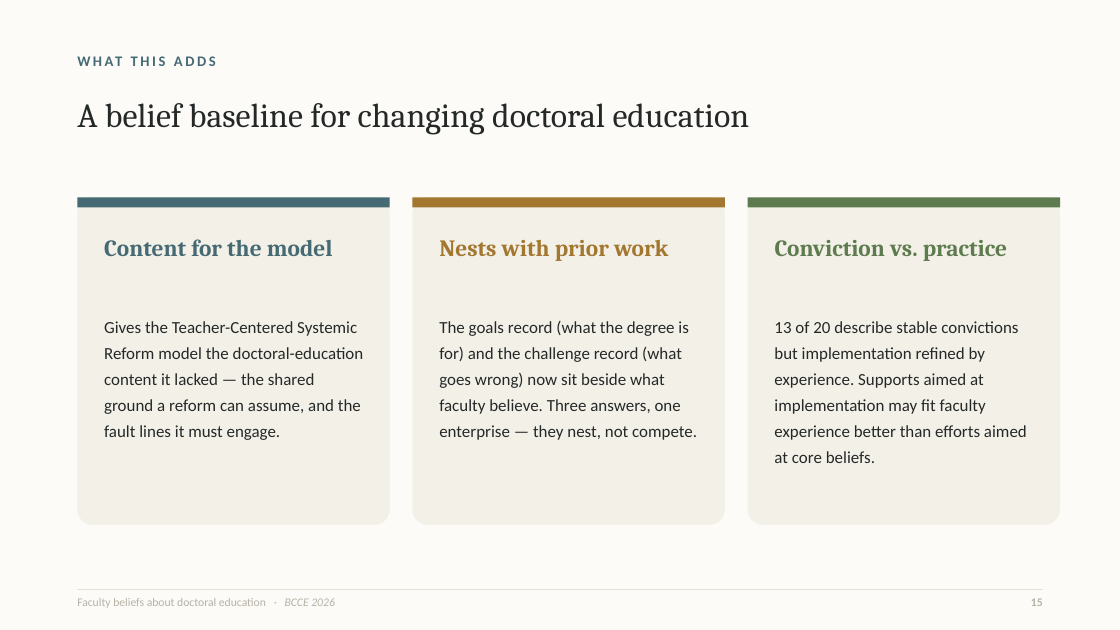
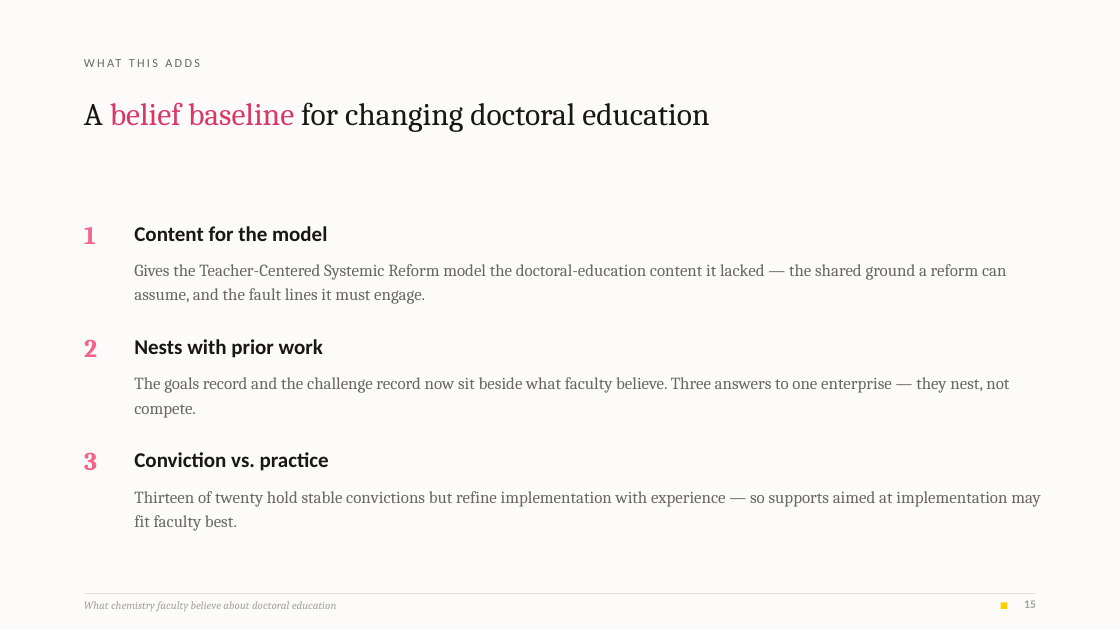
Before and after one commit to 7ahra/resnet_exploration, a slide deck: slide 15 of bcce_2026_faculty_beliefs/BCCE2026_faculty_beliefs.pptx. Drawn at 1120x630 pixels with LibreOffice and Linux fonts; fonts in the diff are those of the drawing. Boxes give left, top, right and bottom in pixels: in the first picture for what was removed or moved away, otherwise in the second. Text is boxed around its words. In the diff, an @@ line names an element or a change of style, - is before the commit and + after.

```diff
--- a/bcce_2026_faculty_beliefs/BCCE2026_faculty_beliefs.pptx
+++ b/bcce_2026_faculty_beliefs/BCCE2026_faculty_beliefs.pptx
@@ rectangle at (0,0,1120,630): fill #FCFBF7 to #FCFBF9 @@
@@ text "WHAT THIS ADDS": place and size @@
-text "WHAT THIS ADDS" at (77,52,1044,86)
+text "WHAT THIS ADDS" at (84,55,924,81)
@@ text "WHAT THIS ADDS" at (84,55,924,81): size 12.5 to 10.5 pt, text colour #456A73 to #6B6660, letter spacing 2.2 to 2 pt, bold off @@
@@ text "A belief baseline for changing ...": place and size @@
-text "A belief baseline for changing ..." at (77,103,750,135)
+text "A belief baseline for changing ..." at (84,102,709,132)
@@ text "A belief baseline for changing ..." at (84,102,709,132): size 29 to 27 pt; text colour #242928 to #1A1712 in "A for changing doctoral education"; text colour #242928 to #DA3769 in "belief baseline" @@
@@ rounded rectangle removed at (77,197,390,525) @@
@@ rectangle removed at (77,197,390,208) @@
@@ rounded rectangle removed at (413,197,725,525) @@
@@ rectangle removed at (413,197,725,208) @@
@@ rounded rectangle removed at (748,197,1060,525) @@
@@ rectangle removed at (748,197,1060,208) @@
@@ text added at (84,227,96,244), 22 pt, text #F5628C, bold @@
+1
@@ text "Content for the model": place and size @@
-text "Content for the model" at (104,239,333,256)
+text "Content for the model" at (134,226,327,241)
@@ text "Content for the model" at (134,226,327,241): size 20 to 18 pt, font Cambria to Calibri, text colour #456A73 to #1A1712 @@
@@ text "Gives the Teacher-Centered Systemic Reform ...": place and size @@
-text "Gives the Teacher-Centered Systemic Reform ..." at (104,321,364,440)
+text "Gives the Teacher-Centered Systemic Reform ..." at (134,264,1007,304)
@@ text "Gives the Teacher-Centered Systemic Reform ..." at (134,264,1007,304): font Calibri to Cambria, text colour #242928 to #6B6660; line spacing 1.28 to 1.2 @@
@@ text added at (84,339,97,357), 22 pt, text #F5628C, bold @@
+2
@@ text "Nests with prior work": place and size @@
-text "Nests with prior work" at (439,240,668,260)
+text "Nests with prior work" at (134,339,323,358)
@@ text "Nests with prior work" at (134,339,323,358): size 20 to 18 pt, font Cambria to Calibri, text colour #A37730 to #1A1712 @@
@@ text at (134,377,1009,418): text changed; font Calibri to Cambria; text colour #242928 to #6B6660 @@
-The goals record (what the degree is for) and the challenge record (what goes wrong) now sit beside what faculty believe. Three answers, one enterprise — they nest, not compete.
+The goals record and the challenge record now sit beside what faculty believe. Three answers to one enterprise — they nest, not compete.
@@ text "Conviction vs. practice": place and size @@
-text "Conviction vs. practice" at (775,240,1007,260)
+text "Conviction vs. practice" at (134,452,329,471)
@@ text "Conviction vs. practice" at (134,452,329,471): size 20 to 18 pt, font Cambria to Calibri, text colour #5E7B4F to #1A1712 @@
@@ text added at (84,452,97,470), 22 pt, text #F5628C, bold @@
+3
@@ text at (134,491,1041,531): text changed; font Calibri to Cambria; text colour #242928 to #6B6660 @@
-13 of 20 describe stable convictions but implementation refined by experience. Supports aimed at implementation may fit faculty experience better than efforts aimed at core beliefs.
+Thirteen of twenty hold stable convictions but refine implementation with experience — so supports aimed at implementation may fit faculty best.
@@ line moved from (77, 590) - (1043, 590) to (84, 593) - (1036, 593) @@
@@ line (84, 593) - (1036, 593): stroke #E4E0D5 0.75 pt to #E4E0D6 0.75 pt @@
@@ text "15": place and size @@
-text "15" at (1031,598,1043,606)
+text "15" at (1024,600,1036,608)
@@ text "15" at (1024,600,1036,608): text colour #B6B2A7 to #A8A299 @@
@@ text at (84,601,337,611): text changed; size 10 to 9.5 pt; font Calibri to Cambria; text colour #B6B2A7 to #A8A299; italic on @@
-Faculty beliefs about doctoral education · BCCE 2026
+What chemistry faculty believe about doctoral education
@@ rectangle added at (1001,602,1007,609), fill #FFCD00 @@
```
Also in this commit, not shown: 15 other slides changed, 8 other files.
